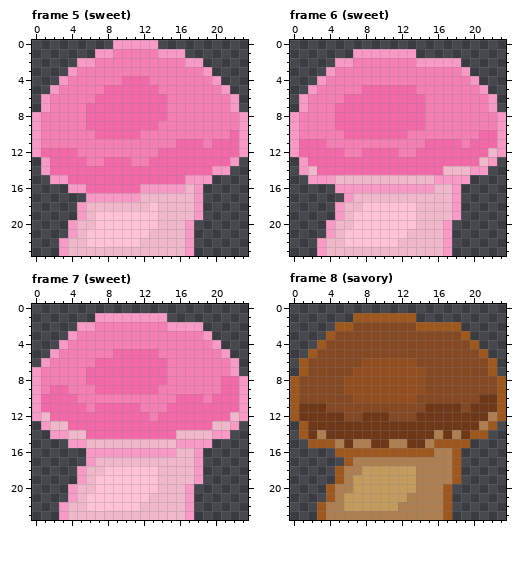
File history of a pixel-art file, Assets/Art/Tilesets/grapples/mushroom.aseprite. This is how it looked before the edit.
24x24 pixels, 28 frames. Colours within 5 levels of each other are drawn and written as one. Shown: frame 5 (sweet), frame 6 (sweet), frame 7 (sweet), frame 8 (savory). The commit also changed other frames, which this record leaves out.
The result:
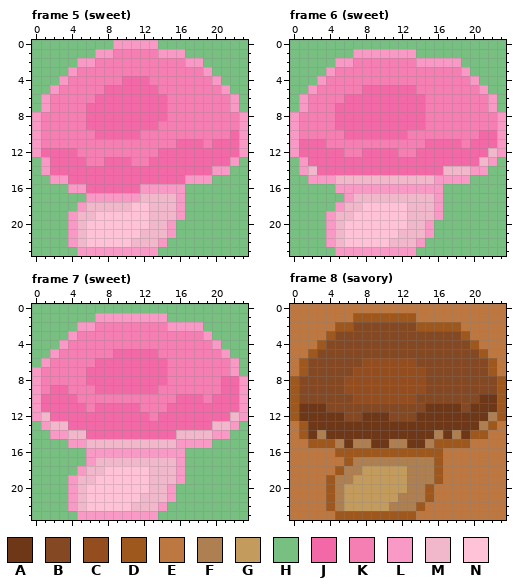
Palette (. is transparent): A #6e3717  B #844822  C #944d1e  D #9e581e  E #bc7840  F #ad7f51  G #c39c5d  H #77c082  J #f368a7  K #f57fb2  L #f99ac6  M #f1b7ca  N #ffc2d6
Changes in this commit:
layer "BG" now shown
layer "ground stem" now hidden
layer "floating stem" now shown
Frame 5 (sweet):
y 0: x 0..8 ......... -> HHHHHHHHH; x 14..23 .......... -> HHHHHHHHHH
y 1: x 0..6 ....... -> HHHHHHH; x 17..23 ....... -> HHHHHHH
y 2: x 0..4 ..... -> HHHHH; x 19..23 ..... -> HHHHH
y 3: x 0..3 .... -> HHHH; x 20..23 .... -> HHHH
y 4: x 0..2 ... -> HHH; x 21..23 ... -> HHH
y 5: x 0..1 .. -> HH; x 22..23 .. -> HH
y 6..7: x 0 . -> H; x 23 . -> H
y 13: x 0 . -> H; x 23 . -> H
y 14: x 0 . -> H; x 22..23 .. -> HH
y 15: x 0..1 .. -> HH; x 20..23 .... -> HHHH
y 16: x 0..3 .... -> HHHH; x 17..23 ML..... -> HHHHHHH
y 17: x 0..5 ...... -> HHHHHH; x 16..23 MML..... -> LHHHHHHH
y 18: x 0..4 ..... -> HHHHH; x 11..13 MMN -> NNM; x 16..23 MML..... -> LHHHHHHH
y 19: x 0..5 .....L -> HHHHLM; x 13 N -> M; x 16..23 MML..... -> LHHHHHHH
y 20: x 0..3 .... -> HHHH; x 6 M -> N; x 13 N -> M; x 15..23 MML...... -> LHHHHHHHH
y 21: x 0..3 .... -> HHHH; x 12 N -> M; x 15..23 MML...... -> LHHHHHHHH
y 22: x 0..4 ...LM -> HHHHL; x 11 N -> M; x 14..23 MMML...... -> LHHHHHHHHH
y 23: x 0..23 ...LMMMMMMMMMMMMML...... -> HHHHHLLLLLLLLLHHHHHHHHHH
Frame 6 (sweet):
y 0: x 0..23 ........................ -> HHHHHHHHHHHHHHHHHHHHHHHH
y 1: x 0..6 ....... -> HHHHHHH; x 14..23 .......... -> HHHHHHHHHH
y 2: x 0..4 ..... -> HHHHH; x 19..23 ..... -> HHHHH
y 3: x 0..3 .... -> HHHH; x 20..23 .... -> HHHH
y 4: x 0..2 ... -> HHH; x 21..23 ... -> HHH
y 5: x 0..1 .. -> HH; x 22..23 .. -> HH
y 6..7: x 0 . -> H; x 23 . -> H
y 13: x 0 . -> H; x 23 . -> H
y 14: x 0 . -> H; x 22..23 .. -> HH
y 15: x 0..1 .. -> HH; x 20..23 .... -> HHHH
y 16: x 0..4 ..... -> HHHHH; x 16..23 MML..... -> LHHHHHHH
y 17: x 0..5 ...... -> HHHHHH; x 16..23 MML..... -> LHHHHHHH
y 18: x 0..4 ..... -> HHHHH; x 13 N -> M; x 16..23 MML..... -> LHHHHHHH
y 19: x 0..5 .....L -> HHHHLM; x 13 N -> M; x 16..23 MML..... -> LHHHHHHH
y 20: x 0..3 .... -> HHHH; x 6 M -> N; x 13 N -> M; x 15..23 MML...... -> LHHHHHHHH
y 21: x 0..3 .... -> HHHH; x 12 N -> M; x 15..23 MML...... -> LHHHHHHHH
y 22: x 0..4 ...LM -> HHHHL; x 11 N -> M; x 14..23 MMML...... -> LHHHHHHHHH
y 23: x 0..23 ...LMMMMMMMMMMMMML...... -> HHHHHLLLLLLLLLHHHHHHHHHH
Frame 7 (sweet):
y 0: x 0..23 ........................ -> HHHHHHHHHHHHHHHHHHHHHHHH
y 1: x 0..6 ....... -> HHHHHHH; x 15..23 ......... -> HHHHHHHHH
y 2: x 0..4 ..... -> HHHHH; x 19..23 ..... -> HHHHH
y 3: x 0..3 .... -> HHHH; x 20..23 .... -> HHHH
y 4: x 0..2 ... -> HHH; x 21..23 ... -> HHH
y 5: x 0..1 .. -> HH; x 22..23 .. -> HH
y 6: x 0 . -> H; x 23 . -> H
y 7: x 23 . -> H
y 13: x 0 . -> H; x 23 . -> H
y 14: x 0..1 .. -> HH; x 22..23 .. -> HH
y 15: x 0..3 .... -> HHHH; x 20..23 .... -> HHHH
y 16..17: x 0..5 ...... -> HHHHHH; x 16..23 MML..... -> LHHHHHHH
y 18: x 0..4 ..... -> HHHHH; x 13 N -> M; x 16..23 MML..... -> LHHHHHHH
y 19: x 0..5 .....L -> HHHHLM; x 13 N -> M; x 16..23 MML..... -> LHHHHHHH
y 20: x 0..3 .... -> HHHH; x 6 M -> N; x 13 N -> M; x 15..23 MML...... -> LHHHHHHHH
y 21: x 0..3 .... -> HHHH; x 12 N -> M; x 15..23 MML...... -> LHHHHHHHH
y 22: x 0..4 ...LM -> HHHHL; x 11 N -> M; x 14..23 MMML...... -> LHHHHHHHHH
y 23: x 0..23 ...LMMMMMMMMMMMMML...... -> HHHHHLLLLLLLLLHHHHHHHHHH
Frame 8 (savory):
y 0: x 0..23 ........................ -> EEEEEEEEEEEEEEEEEEEEEEEE
y 1: x 0..6 ....... -> EEEEEEE; x 14..23 .......... -> EEEEEEEEEE
y 2: x 0..4 ..... -> EEEEE; x 19..23 ..... -> EEEEE
y 3: x 0..3 .... -> EEEE; x 20..23 .... -> EEEE
y 4: x 0..2 ... -> EEE; x 21..23 ... -> EEE
y 5: x 0..1 .. -> EE; x 22..23 .. -> EE
y 6..7: x 0 . -> E; x 23 . -> E
y 13: x 0 . -> E; x 23 . -> E
y 14: x 0 . -> E; x 22..23 .. -> EE
y 15: x 0..1 .. -> EE; x 20..23 .... -> EEEE
y 16: x 0..4 ..... -> EEEEE; x 16..23 FFD..... -> DEEEEEEE
y 17: x 0..5 ...... -> EEEEEE; x 16..23 FFD..... -> DEEEEEEE
y 18: x 0..4 ..... -> EEEEE; x 13 G -> F; x 16..23 FFD..... -> DEEEEEEE
y 19: x 0..5 .....D -> EEEEDF; x 13 G -> F; x 16..23 FFD..... -> DEEEEEEE
y 20: x 0..3 .... -> EEEE; x 6 F -> G; x 13 G -> F; x 15..23 FFD...... -> DEEEEEEEE
y 21: x 0..3 .... -> EEEE; x 12 G -> F; x 15..23 FFD...... -> DEEEEEEEE
y 22: x 0..4 ...DF -> EEEED; x 11 G -> F; x 14..23 FFFD...... -> DEEEEEEEEE
y 23: x 0..23 ...DFFFFFFFFFFFFFD...... -> EEEEEDDDDDDDDDEEEEEEEEEE
